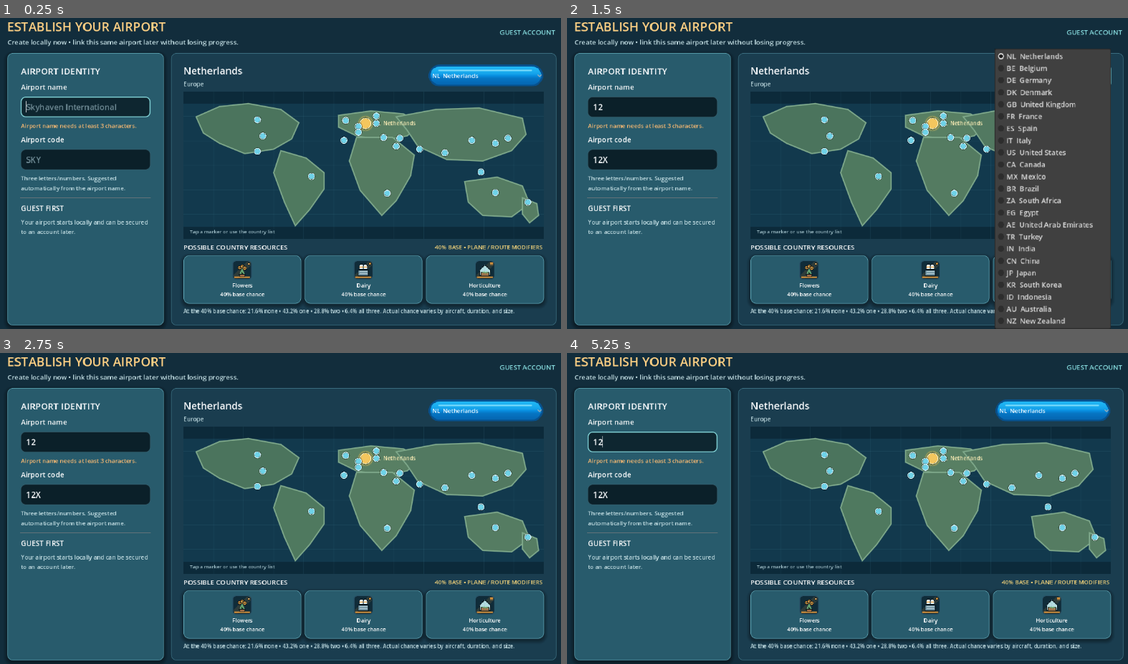
Above: before the commit, frames 1-4 (two rows, left to right).
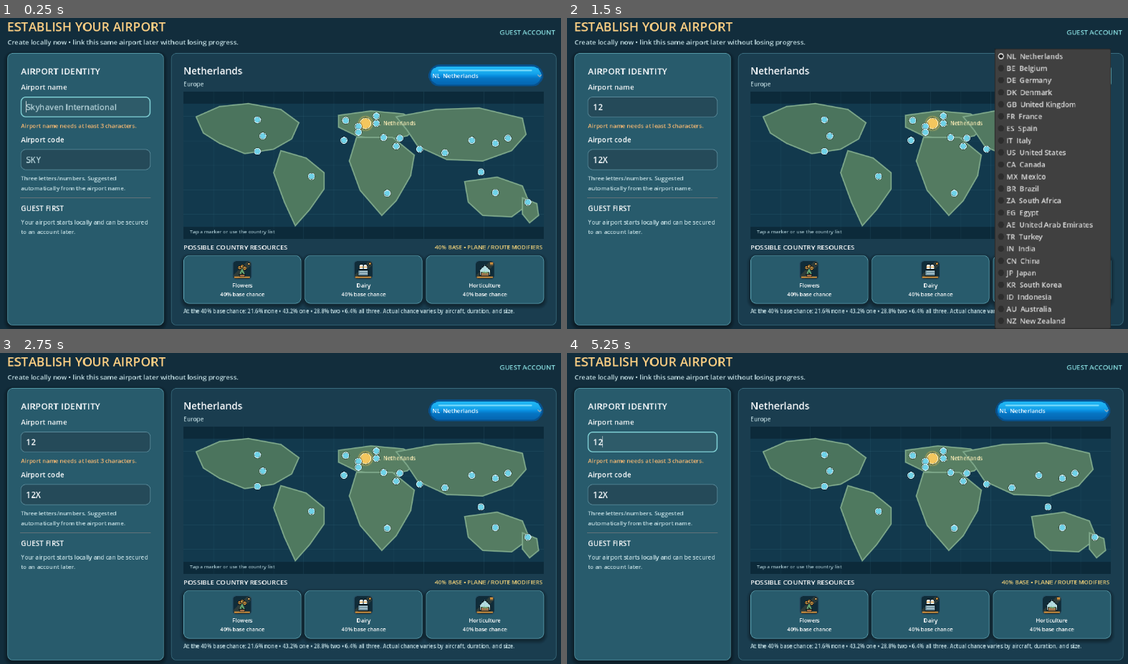
Above: after the commit, the same moments.

Repository: elroynbenjamins/SkyportOnline
Game: Godot game, scene res://src/main/Main.tscn
Two runs of this game, one before a commit and one after it. Both use one fixed random seed, a clock stepped at 60 frames per second and the inputs below.
Inputs (mouse positions are in pixels of both pictures, inside the frame that each line leads up to):
- Up to frame 1 (0.25 s): no input
- Up to frame 2 (1.5 s): click (651, 108) at 0.52 s; type "12" at 0.6 s; click (651, 161) at 0.75 s; type "12" at 0.83 s; click "NL Netherlands" at 1.25 s
- Up to frame 3 (2.75 s): tap Enter at 2 s; drag from (364, 499) to (336, 433) at 2.02 s
- Up to frame 4 (5.25 s): tap Space at 2.75, 4.25 s; drag from (735, 520) to (819, 567) at 2.77 s; tap Enter at 3.5, 5 s; move the mouse to (903, 433) at 3.52 s; hold Right 3.53-4.25 s; drag from (819, 567) to (679, 455) at 4.27 s; move the mouse to (1021, 552) at 5.02 s; hold Left from 5.03 s (still down)

The runs differ from the first frame. In frame 1, 3.0% of the frame differs, in the area x 3-27%, y 25-49%; in frame 2, 3.1%; in frame 3, 3.1%; in frame 4, 3.0%.

Commit message:
Soften HUD shortcuts, Build tabs and aircraft bubbles with friendly pastel-inspired tones

Diff:
--- a/src/ui/GameUIStyle.gd
+++ b/src/ui/GameUIStyle.gd
@@ -325,121 +325,127 @@
 
 	match kind:
 		"primary":
-			normal_bg = Color("2b8094")
-			normal_border = Color("6bd2e6")
-			hover_bg = Color("3598ae")
-			pressed_bg = Color("226c7e")
-			pressed_border = Color("a3e9f5")
+			normal_bg = Color("387f86")
+			normal_border = Color("a4d9d2")
+			hover_bg = Color("44999a")
+			pressed_bg = Color("2c6e76")
+			pressed_border = Color("ceefdf")
 		"gold":
-			normal_bg = Color("d67b12")
-			normal_border = Color("ffd263")
-			hover_bg = Color("ee941f")
-			pressed_bg = Color("af610b")
-			pressed_border = Color("fff0b2")
+			normal_bg = Color("916d3b")
+			normal_border = Color("f6d69a")
+			hover_bg = Color("a98145")
+			pressed_bg = Color("785c33")
+			pressed_border = Color("fff0cf")
 		"danger":
-			normal_bg = Color("743b3d")
-			normal_border = Color("c96a6d")
-			hover_bg = Color("8d474a")
-			pressed_bg = Color("5a2e31")
+			normal_bg = Color("924c59")
+			normal_border = Color("eda19c")
+			hover_bg = Color("a45a65")
+			pressed_bg = Color("753e49")
 			pressed_border = COLOR_DANGER
 		"nav":
-			normal_bg = Color("08314a")
-			normal_border = Color("197fa6")
-			hover_bg = Color("0b4565")
-			pressed_bg = Color("0b5777")
+			normal_bg = Color("2c5b70")
+			normal_border = Color("8bbecb")
+			hover_bg = Color("376d7e")
+			pressed_bg = Color("275568")
 			pressed_border = COLOR_ACCENT
 		"selected":
-			normal_bg = Color("075c83")
-			normal_border = Color("32d1f6")
-			hover_bg = Color("0876a6")
-			pressed_bg = Color("064f72")
-			pressed_border = Color("bdf5ff")
+			normal_bg = Color("297786")
+			normal_border = Color("abdfd6")
+			hover_bg = Color("329099")
+			pressed_bg = Color("235e6e")
+			pressed_border = Color("e0faf6")
 		"event":
-			normal_bg = Color("7c421f")
+			normal_bg = Color("965e45")
 			normal_border = COLOR_EVENT
-			hover_bg = Color("985126")
-			pressed_bg = Color("603319")
-			pressed_border = Color("ffb36a")
+			hover_bg = Color("aa7056")
+			pressed_bg = Color("754a39")
+			pressed_border = Color("ffe1c7")
 		"dock":
 			# Modern floating tool surface: matte navy, thin outline and subtle
 			# lift rather than the heavy glossy square legacy image asset.
-			normal_bg = Color("102e42", 0.98)
-			normal_border = Color("45758e", 0.94)
-			hover_bg = Color("1b4c63", 0.99)
-			pressed_bg = Color("174359")
-			pressed_border = Color("64cbe6")
+			normal_bg = Color("295769", 0.98)
+			normal_border = Color("80b9c5", 0.94)
+			hover_bg = Color("366a78", 0.99)
+			pressed_bg = Color("254c5d")
+			pressed_border = Color("a2dde1")
 		"dock_selected":
-			normal_bg = Color("116c89", 0.99)
-			normal_border = Color("86e5f0")
-			hover_bg = Color("1885a2")
-			pressed_bg = Color("0c556e")
-			pressed_border = Color("d4f9ff")
+			normal_bg = Color("327e81", 0.99)
+			normal_border = Color("b5e6d0")
+			hover_bg = Color("42989a")
+			pressed_bg = Color("24696e")
+			pressed_border = Color("e5f9ed")
 		"build_filter":
-			normal_bg = Color("183645", 0.97)
-			normal_border = Color("40697a", 0.76)
-			hover_bg = Color("245063")
-			pressed_bg = Color("153b4e")
+			normal_bg = Color("315d69", 0.97)
+			normal_border = Color("85b4bd", 0.76)
+			hover_bg = Color("416f79")
+			pressed_bg = Color("28515e")
 			pressed_border = COLOR_ACCENT
 		"build_filter_selected":
-			normal_bg = Color("1c6378", 0.99)
-			normal_border = Color("76d4db")
-			hover_bg = Color("287a8f")
-			pressed_bg = Color("154a61")
-			pressed_border = Color("a7ecf1")
+			normal_bg = Color("367f7e", 0.99)
+			normal_border = Color("b2e4d1")
+			hover_bg = Color("49958e")
+			pressed_bg = Color("2b686b")
+			pressed_border = Color("ddf9e8")
 		"hud_chip":
-			normal_bg = Color("102f40", 0.96)
-			normal_border = Color("3d7e96", 0.82)
-			hover_bg = Color("1c465b")
-			pressed_bg = Color("184055")
+			normal_bg = Color("315b6a", 0.96)
+			normal_border = Color("88b9c4", 0.82)
+			hover_bg = Color("3c6a79")
+			pressed_bg = Color("2b5265")
 			pressed_border = COLOR_ACCENT
 		"hud_chip_selected":
-			normal_bg = Color("175e74", 0.99)
-			normal_border = Color("66cbdb")
-			hover_bg = Color("207b92")
-			pressed_bg = Color("15475b")
-			pressed_border = Color("b3eff4")
+			normal_bg = Color("337e85", 0.99)
+			normal_border = Color("ade0d6")
+			hover_bg = Color("43949b")
+			pressed_bg = Color("2c6475")
+			pressed_border = Color("e1f9ee")
 		"hud_chip_warning":
-			normal_bg = Color("493b28", 0.97)
-			normal_border = Color("d6ac60", 0.82)
-			hover_bg = Color("5f4c30")
-			pressed_bg = Color("433423")
+			normal_bg = Color("70583c", 0.97)
+			normal_border = Color("f2ce8f", 0.82)
+			hover_bg = Color("80664a")
+			pressed_bg = Color("594730")
 			pressed_border = COLOR_WARNING
 		"hud_chip_danger":
-			normal_bg = Color("542b32", 0.97)
-			normal_border = Color("e58b85", 0.8)
-			hover_bg = Color("67373c")
-			pressed_bg = Color("49272c")
+			normal_bg = Color("784b56", 0.97)
+			normal_border = Color("f0aca7", 0.8)
+			hover_bg = Color("8d5c62")
+			pressed_bg = Color("633c49")
 			pressed_border = COLOR_DANGER
+		"hud_soft":
+			normal_bg = Color("365c6b")
+			normal_border = Color("96cbd0")
+			hover_bg = Color("457285")
+			pressed_bg = Color("2c5060")
+			pressed_border = Color("c8efed")
 		"build_card":
-			normal_bg = Color("102f40", 0.985)
-			normal_border = Color("3f7489", 0.83)
-			hover_bg = Color("1b475c")
-			pressed_bg = Color("16435a")
+			normal_bg = Color("2a5466", 0.985)
+			normal_border = Color("86bdc7", 0.83)
+			hover_bg = Color("356a78")
+			pressed_bg = Color("234d63")
 			pressed_border = COLOR_ACCENT
 		"build_card_selected":
-			normal_bg = Color("144d62")
-			normal_border = Color("65d2e6")
-			hover_bg = Color("1c6880")
-			pressed_bg = Color("0f4257")
-			pressed_border = Color("c8f7ff")
+			normal_bg = Color("34766f")
+			normal_border = Color("a8e1cb")
+			hover_bg = Color("3d8b82")
+			pressed_bg = Color("285f65")
+			pressed_border = Color("e6fff2")
 		"build_card_locked":
-			normal_bg = Color("1a282e")
-			normal_border = Color("40535a")
-			hover_bg = Color("1a282e")
-			pressed_bg = Color("1a282e")
-			pressed_border = Color("40535a")
+			normal_bg = Color("364951")
+			normal_border = Color("607a82")
+			hover_bg = Color("364951")
+			pressed_bg = Color("364951")
+			pressed_border = Color("607a82")
 		"screen_tab":
-			normal_bg = Color("0d2631")
-			normal_border = Color("2b4d59")
-			hover_bg = Color("173b48")
-			pressed_bg = Color("194653")
+			normal_bg = Color("305462")
+			normal_border = Color("85b3bd")
+			hover_bg = Color("396574")
+			pressed_bg = Color("2b4b59")
 			pressed_border = COLOR_ACCENT
 		"screen_tab_selected":
-			normal_bg = Color("1a5363")
-			normal_border = Color("78d5e7")
-			hover_bg = Color("216779")
-			pressed_bg = Color("174754")
-			pressed_border = Color("b6f1fb")
+			normal_bg = Color("347777")
+			normal_border = Color("abe0d5")
+			hover_bg = Color("428c86")
+			pressed_bg = Color("286266")
+			pressed_border = Color("ddf9eb")
 		"mission_complete":
 			normal_bg = Color("183a2d")
 			normal_border = COLOR_SUCCESS
@@ -453,7 +459,8 @@
 	]
 	var modern_chip := kind in [
 		"build_filter", "build_filter_selected",
-		"hud_chip", "hud_chip_selected", "hud_chip_warning", "hud_chip_danger"
+		"hud_chip", "hud_chip_selected", "hud_chip_warning", "hud_chip_danger",
+		"hud_soft"
 	]
 	var radius := (
 		16 if floating else (15 if building_card else (13 if modern_chip
@@ -553,17 +560,17 @@
 static func handling_action_palette(action: String) -> Dictionary:
 	match action.to_upper():
 		"RECEIVE", "LAND":
-			return {"fill": Color("135f93"), "border": Color("8be4ff")}
+			return {"fill": Color("35769c"), "border": Color("b5e6f5")}
 		"UNLOAD":
-			return {"fill": Color("a05222"), "border": Color("ffd195")}
+			return {"fill": Color("95634a"), "border": Color("ffd6b4")}
 		"LOAD":
-			return {"fill": Color("176b91"), "border": Color("82e5ff")}
+			return {"fill": Color("327f92"), "border": Color("b8eff0")}
 		"SEND":
-			return {"fill": Color("926315"), "border": Color("ffe490")}
+			return {"fill": Color("927246"), "border": Color("ffe3a4")}
 		"HANGAR":
-			return {"fill": Color("276a4f"), "border": Color("b5f5c1")}
+			return {"fill": Color("397d62"), "border": Color("b8f1cf")}
 		_:
-			return {"fill": Color("0e4868"), "border": COLOR_ACCENT}
+			return {"fill": Color("3b687e"), "border": COLOR_ACCENT}
 
 
 static func apply_handling_action_bubble(button: Button, action: String) -> void:
@@ -627,8 +634,8 @@
 	input.add_theme_stylebox_override(
 		"normal",
 		panel(
-			Color("0b2029"),
-			Color("375d6b"),
+			Color("254a59"),
+			Color("6b9cab"),
 			10,
 			1,
 			false
@@ -637,7 +644,7 @@
 	input.add_theme_stylebox_override(
 		"focus",
 		panel(
-			Color("0e2630"),
+			Color("2e5b69"),
 			COLOR_ACCENT,
 			10,
 			2,
@@ -647,7 +654,7 @@
 	input.add_theme_color_override("font_color", COLOR_TEXT)
 	input.add_theme_color_override(
 		"font_placeholder_color",
-		Color("6f8b95")
+		Color("b0ced5")
 	)
 
 
